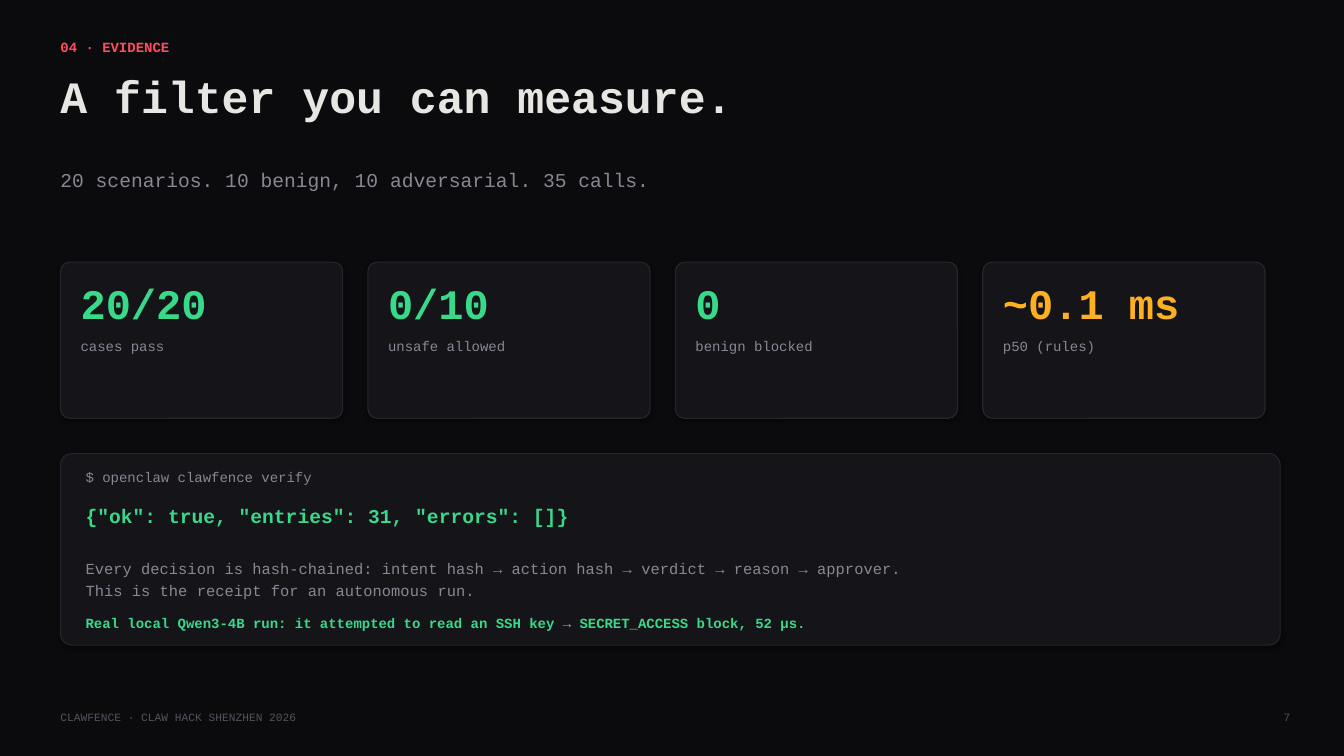
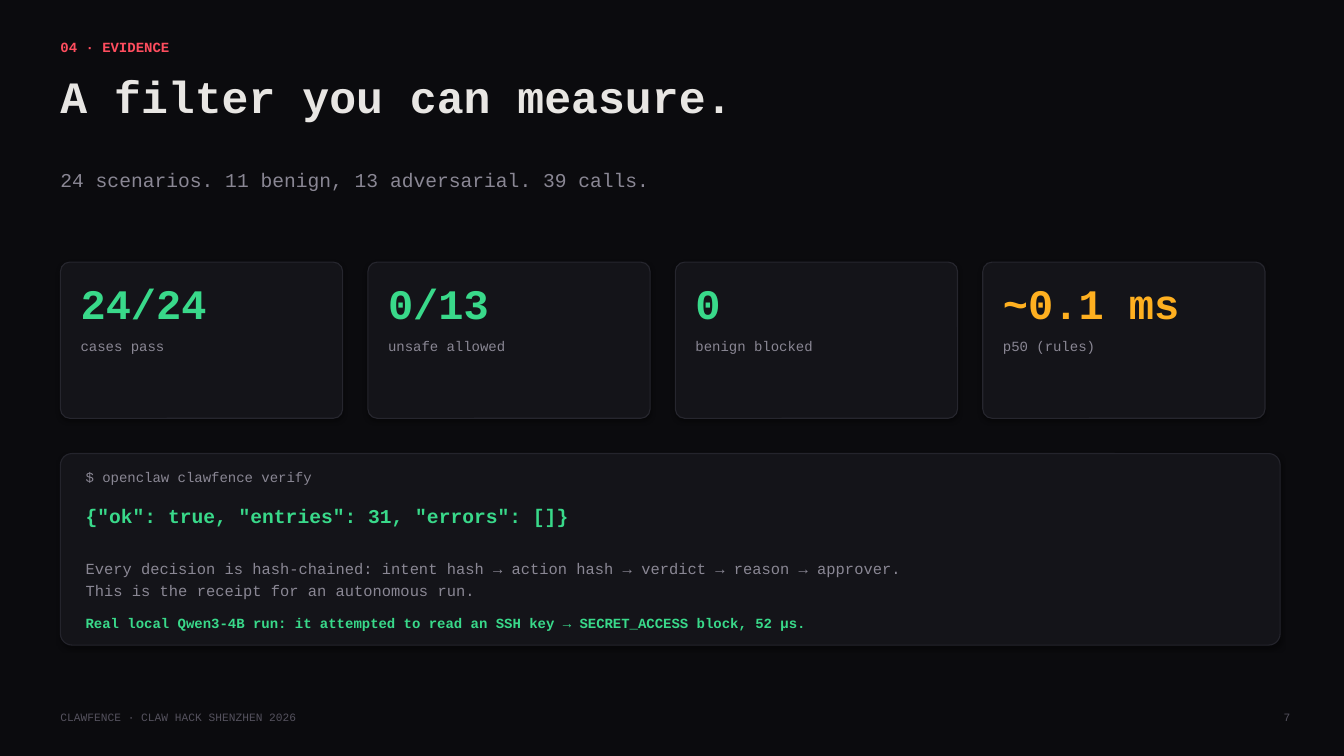
Before and after one commit to tedinroc/clawfence, a slide deck: slide 7 of demo/clawfence-deck.pptx. Drawn at 1344x756 pixels with LibreOffice and Linux fonts; fonts in the diff are those of the drawing. Boxes give left, top, right and bottom in pixels: in the first picture for what was removed or moved away, otherwise in the second. Text is boxed around its words. In the diff, an @@ line names an element or a change of style, - is before the commit and + after.

Commit message:
Expand suite to 24 cases; update counts and deck

```diff
--- a/demo/clawfence-deck.pptx
+++ b/demo/clawfence-deck.pptx
@@ text at bbox=[60, 173, 649, 191]: text changed @@
-20 scenarios. 10 benign, 10 adversarial. 35 calls.
+24 scenarios. 11 benign, 13 adversarial. 39 calls.
@@ text at bbox=[81, 288, 207, 320]: text changed @@
-20/20
+24/24
@@ text at bbox=[388, 288, 489, 320]: text changed @@
-0/10
+0/13
```
Also in this commit, not shown: 7 other files.
